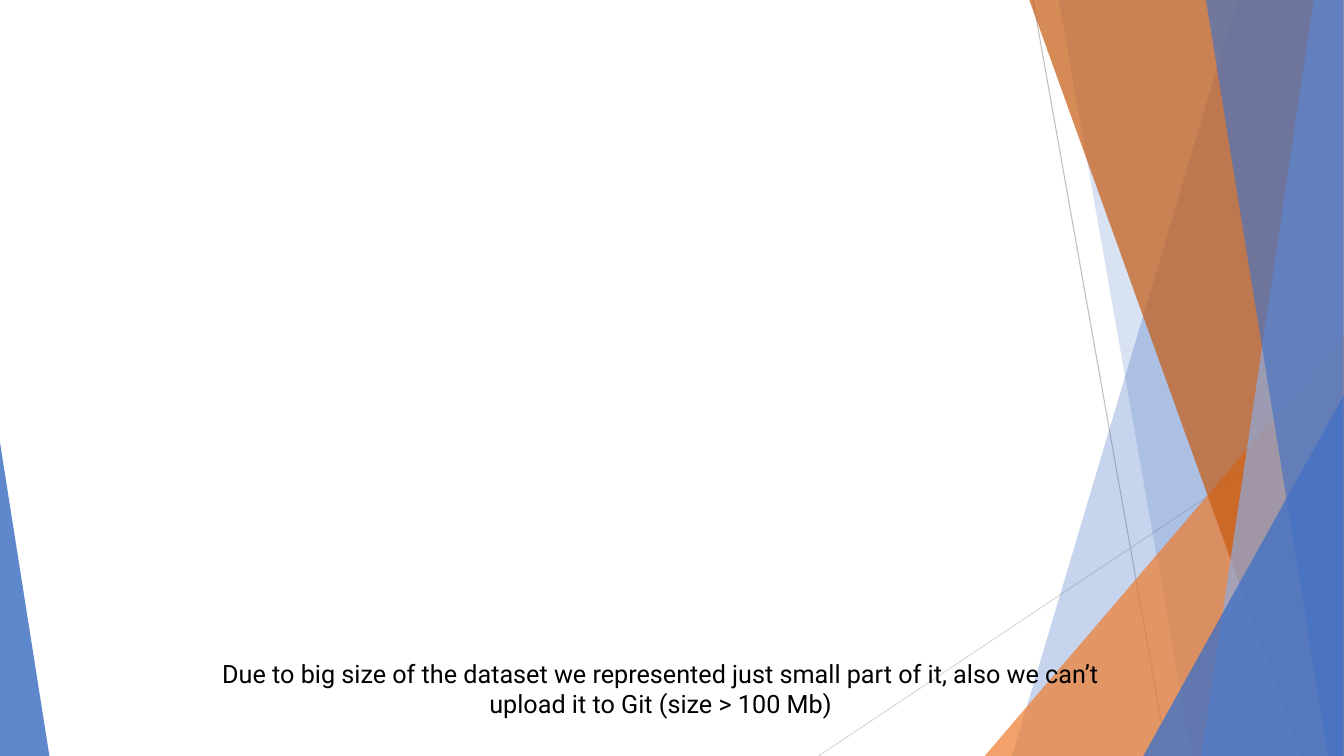
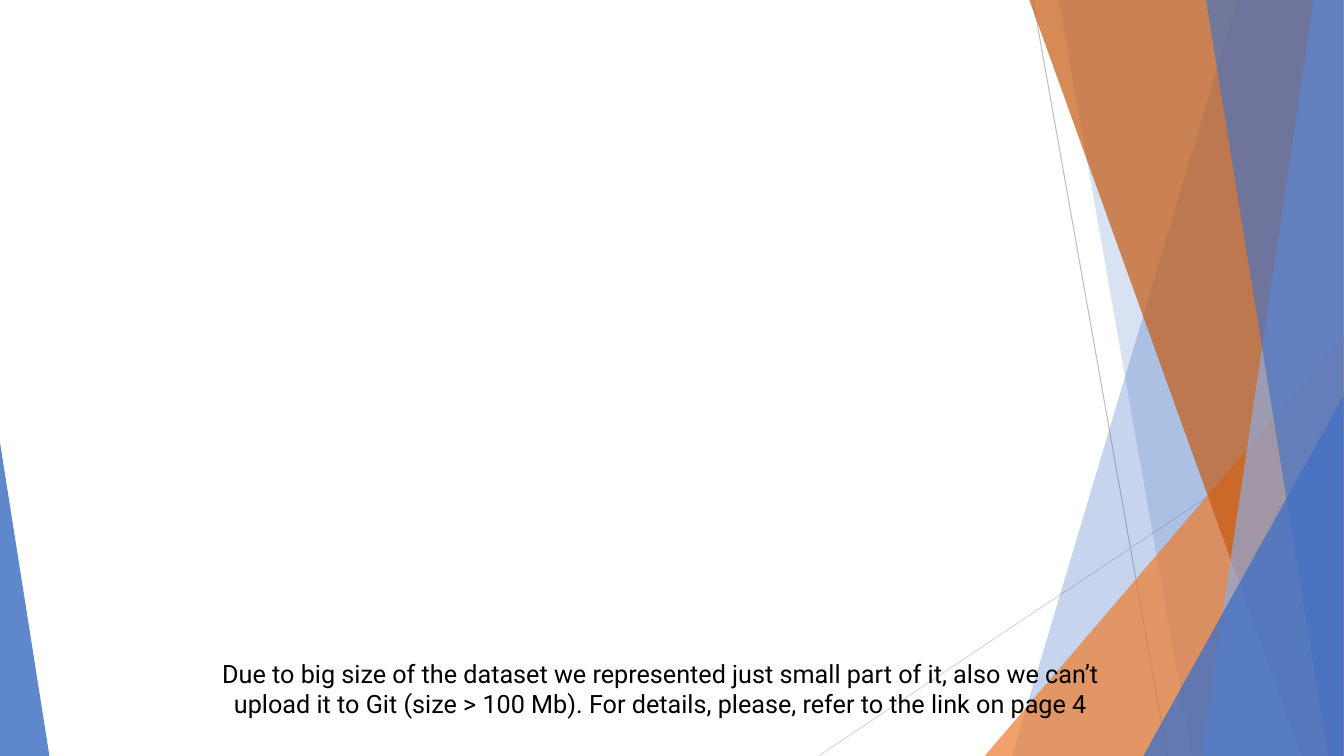
Before and after one commit to BekA-012/ms_kbtu_dv, a slide deck: slide 6 of HW #1/New approach to productivity.pptx. Drawn at 1344x756 pixels with LibreOffice and Linux fonts; fonts in the diff are those of the drawing. Boxes give left, top, right and bottom in pixels: in the first picture for what was removed or moved away, otherwise in the second. Text is boxed around its words. In the diff, an @@ line names an element or a change of style, - is before the commit and + after.

Commit message:
Cosmetic

```diff
--- a/HW #1/New approach to productivity.pptx
+++ b/HW #1/New approach to productivity.pptx
@@ text at box(222, 660, 1098, 719): text changed @@
-Due to big size of the dataset we represented just small part of it, also we can’t upload it to Git (size > 100 Mb)
+Due to big size of the dataset we represented just small part of it, also we can’t upload it to Git (size > 100 Mb). For details, please, refer to the link on page 4
```
